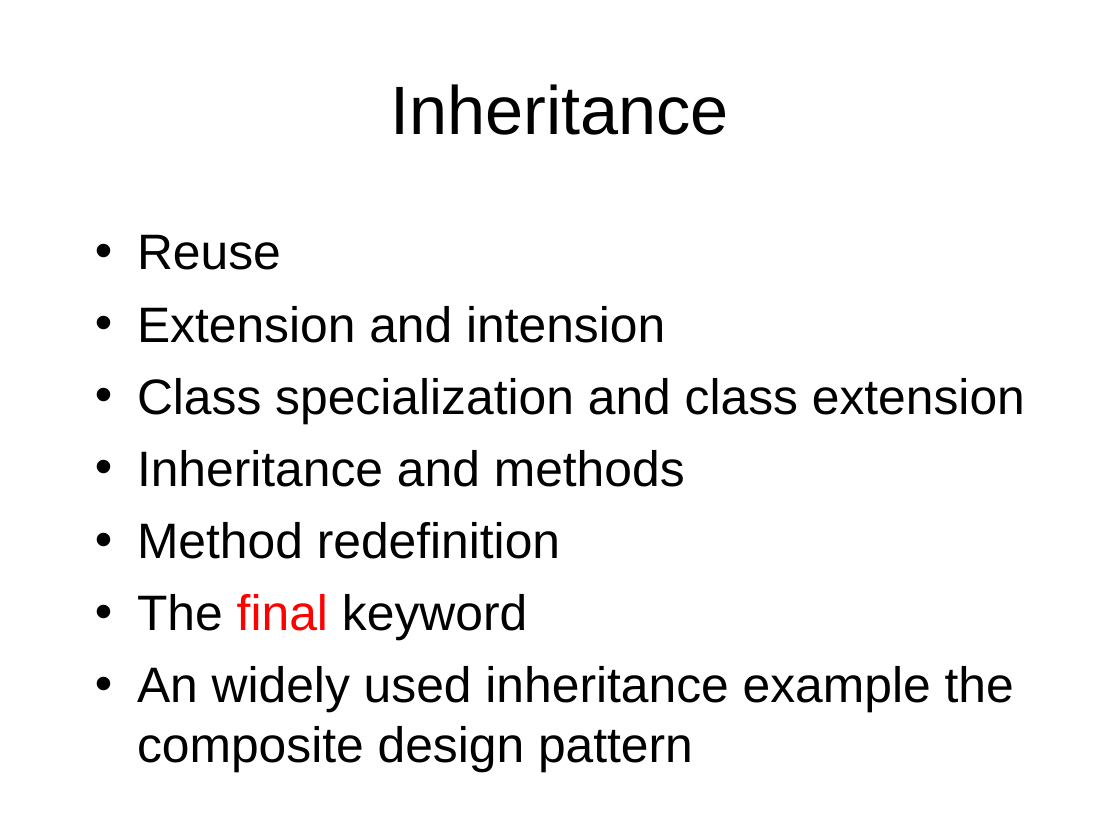
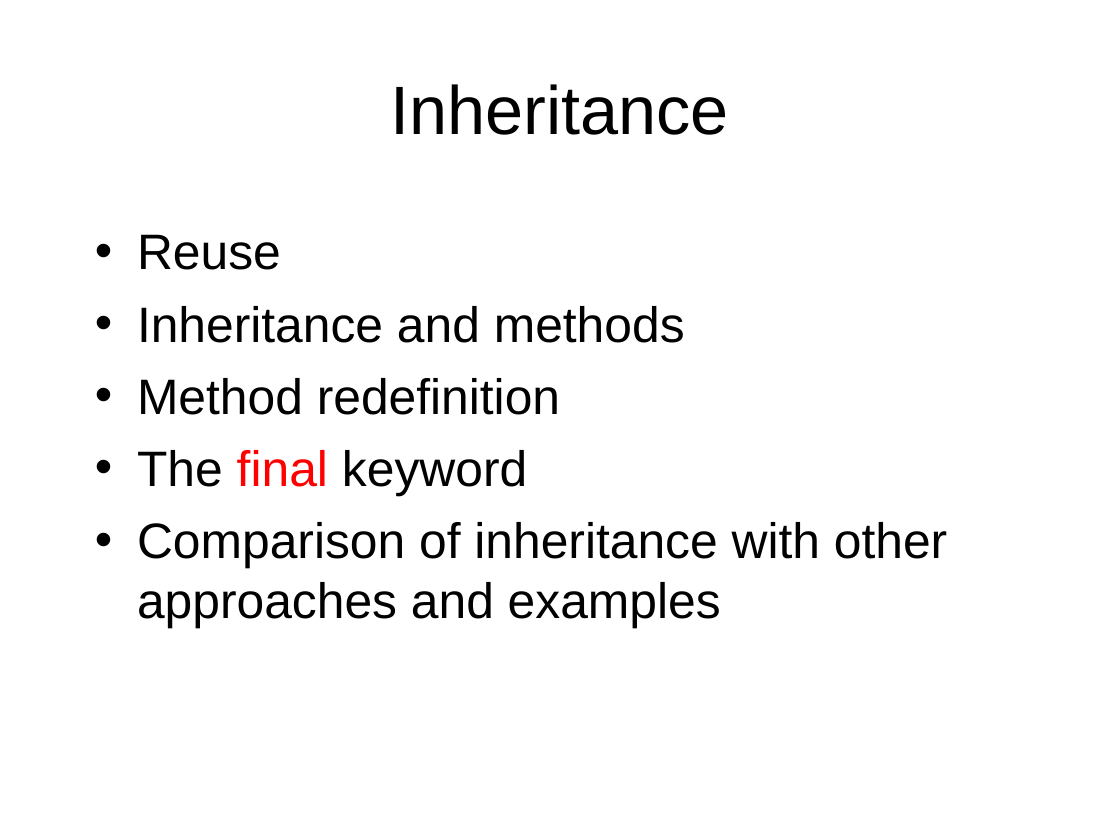
Before and after one commit to octaviordz/zjnu2017.github.io, a slide deck: slide 3 of OOP/lectures/040--Inheritance.and.Interfaces.ppt. Drawn at 1120x840 pixels with LibreOffice and Linux fonts; fonts in the diff are those of the drawing. Boxes give left, top, right and bottom in pixels: in the first picture for what was removed or moved away, otherwise in the second. Text is boxed around its words. In the diff, an @@ line names an element or a change of style, - is before the commit and + after.

Commit message:
Inheritance.

```diff
--- a/OOP/lectures/040--Inheritance.and.Interfaces.ppt
+++ b/OOP/lectures/040--Inheritance.and.Interfaces.ppt
@@ text at (137, 306, 1025, 424): paragraphs removed @@
-• Extension and intension
-• Class specialization and class extension
@@ text at (137, 522, 947, 628): text changed @@
-• An widely used inheritance example the composite design pattern
+• Comparison of inheritance with other approaches and examples
```
Also in this commit, not shown: 2 other slides changed, 1 other file.
